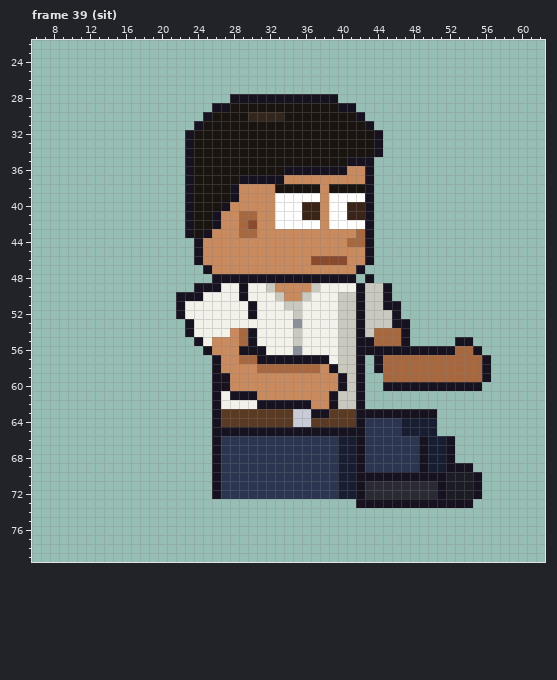
Pixel-art file, stored at sprites/expo/expo_vendj_right_anim.aseprite. Above is the file before it was changed.
64x80 pixels, 129 frames. Colours within 5 levels of each other are drawn and written as one. Shown: frame 39 (sit): x 6..62, y 22..79. The old version is drawn lined up with the new one. The commit also changed other frames, which this record leaves out.
Once edited:
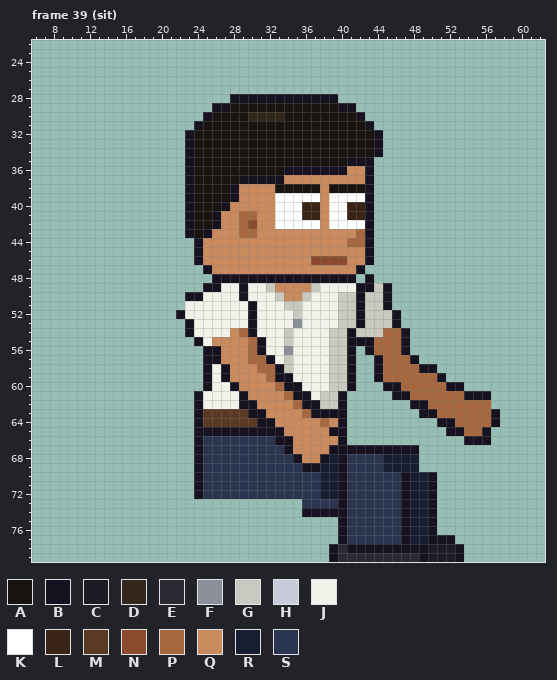
Palette (. is transparent): A #1a1410  B #17121f  C #1c1c24  D #33261c  E #2a2a33  F #8a8f9a  G #c9c9c0  H #c8ccd8  J #f2f2ea  K #ffffff  L #3a2418  M #5a3a22  N #8a4a2e  P #a8683f  Q #c98a5e  R #171e32  S #2b3550
Edits made:
whole drawing moved by +2,-6 (the old picture is shown already moved)
Changed rows in their new state; - is an unchanged pixel.
Frame 39 (sit):
first column x 22:
49 --.------------------B--------------
50 .-----------------------------------
51 .-----------------------.-----------
53 --------B----------------.----------
54 ------------GJ---G-BG-G-------------
55 -------QPB--GJ---G-B-----------..---
56 ----B--QP---FJ---G-B.-PPP-........--
57 ---B---Q-P-JGJJJJG-B.-----B........-
58 ---BJB-----BGJJJJG-B.------BB......-
59 ---BJ-----PBBJJJJGGB.-B------B.....-
60 ---BJJB----PBBJJJGGB.----PPPPP--..--
61 --BJJ-J-Q---PBBJGGB..---BBPPPPPPBBB-
62 --BJJ--BBQQQQP-BGGB..-----BBPPPPPPP-
63 --BMM---BBQQQQP--BB........--PPPPPPB
64 --BMM----BBQQQQQPQB..........BBPPPPB
65 --BB--------QQQQQ--..........-BBPPB-
66 --BSS------BBQQQQQB............-BBB-
67 --BSS-------BQQQQBBB-BBBBBB....-----
68 --BSS--------BQQBRBSS--RRRR....-----
69 --BSS---------BBRRBSS--RRRR......---
70 --BSS-----------RRBSSSSSS-RR-.....--
71 --BSS-----------RRBSSSSSSBRRB.....--
72 --BSS-----------RRBSSSSSSBRRB.....--
73 --------------SSSSBSSSSSS-RR-....---
74 --------------BBBBBSSSSSSBRRB-------
75 ------------------BSSSSSSBRRB-------
76 ------------------BSSSSSSBRRB-------
77 ------------------BSSSSSSBRRBBB-----
78 -----------------BEBBBBBBBBBCCCB----
79 -----------------BEEEEEEEEEBCCCB----
